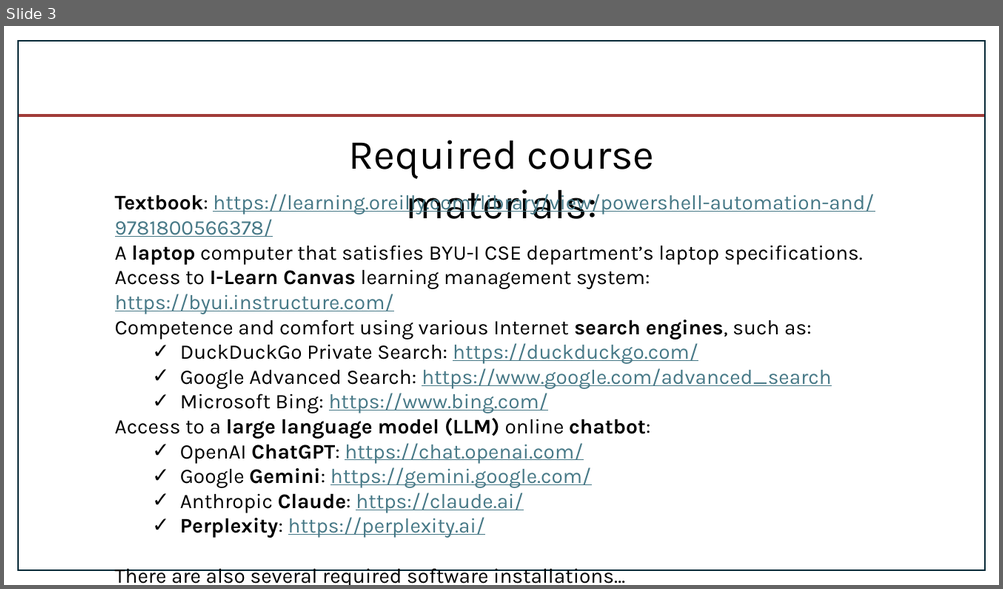
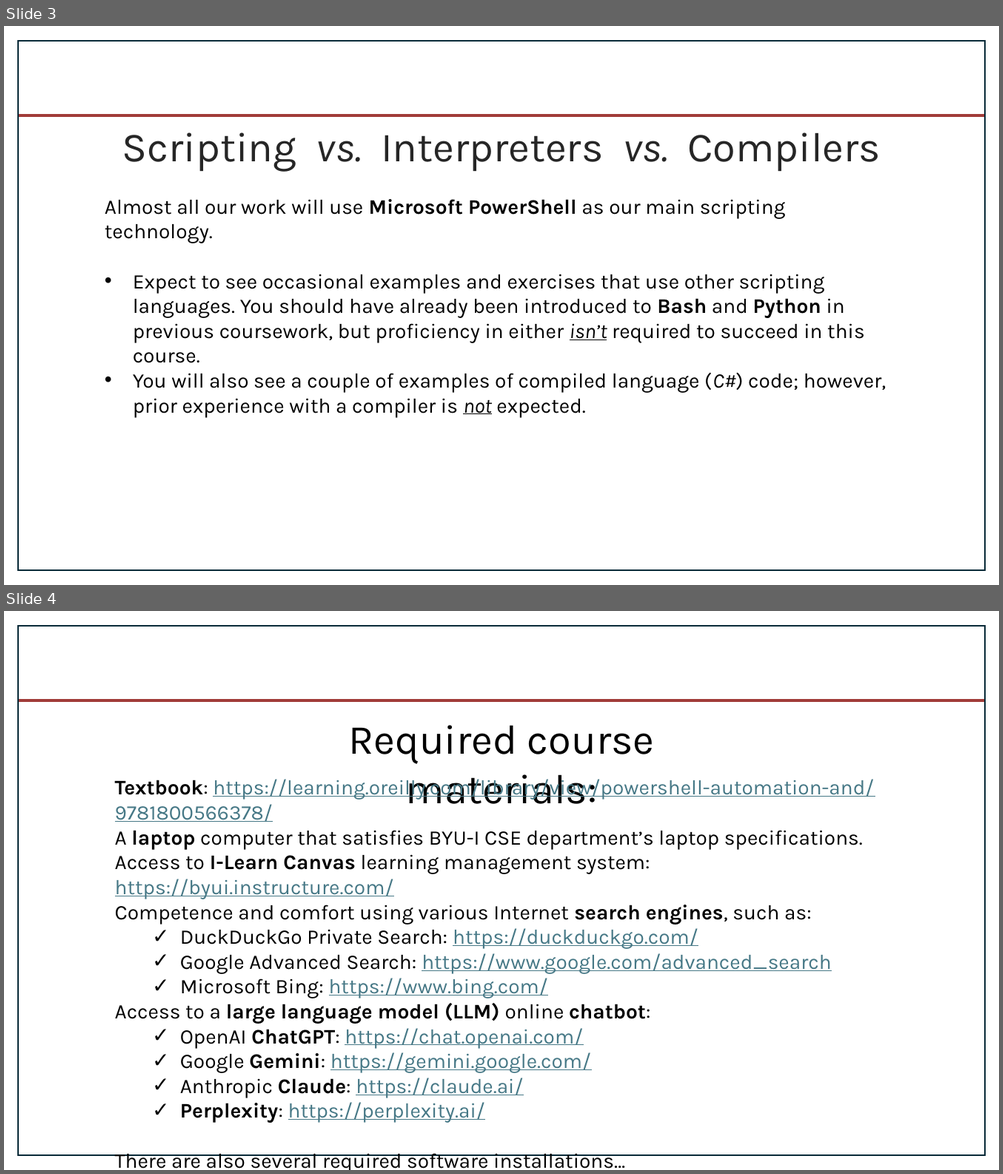
Before and after one commit to byui-cyber360/content, a slide deck: CYBER360-1.1-1.2-Intro-Toolsets.pptx. Shown one above the other, each under a label of ours: slide 3 before the commit, slides 3 and 4 after it. The pictures are 1003x589 and 1003x1174 pixels, drawn with LibreOffice and Linux fonts; fonts in the diff are those of the drawing; background and template pictures are left out. Boxes give left, top, right and bottom in pixels: in the first picture for what was removed or moved away, otherwise in the second. Text is boxed around its words. In the diff, an @@ line names an element or a change of style, - is before the commit and + after.

```diff
--- a/CYBER360-1.1-1.2-Intro-Toolsets.pptx
+++ b/CYBER360-1.1-1.2-Intro-Toolsets.pptx
@@ slide 3 added at box(4, 26, 999, 585), background #FFFFFF; not listed: 2 template elements that a slide beside it also shows @@
@@ text added at box(122, 133, 880, 172), 40 pt, text #262626 @@
+Scripting vs. Interpreters vs. Compilers
@@ text added at box(105, 199, 885, 418), 20 pt, text #000000 @@
+Almost all our work will use Microsoft PowerShell as our main scripting technology.
+• Expect to see occasional examples and exercises that use other scripting languages. You should have already been introduced to Bash and Python in previous coursework, but proficiency in either isn’t required to succeed in this course.
+• You will also see a couple of examples of compiled language (C#) code; however, prior experience with a compiler is not expected.
@@ what was slide 3 is now slide 4 @@
```
Also in this commit, not shown: 4 slides changed, 2 other slides added, 1 other file.
